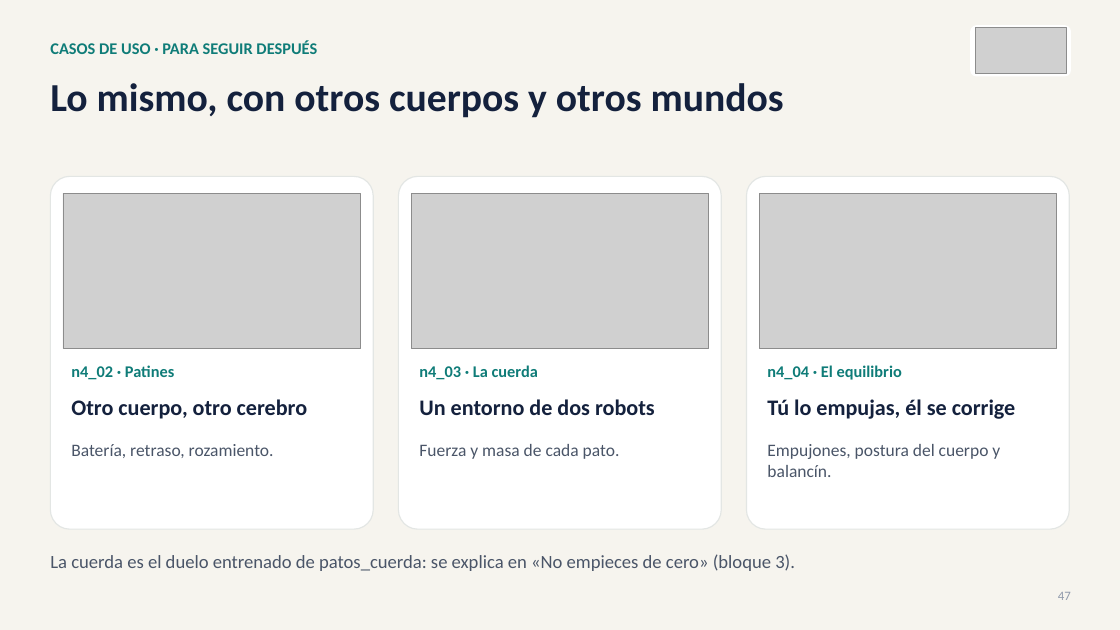
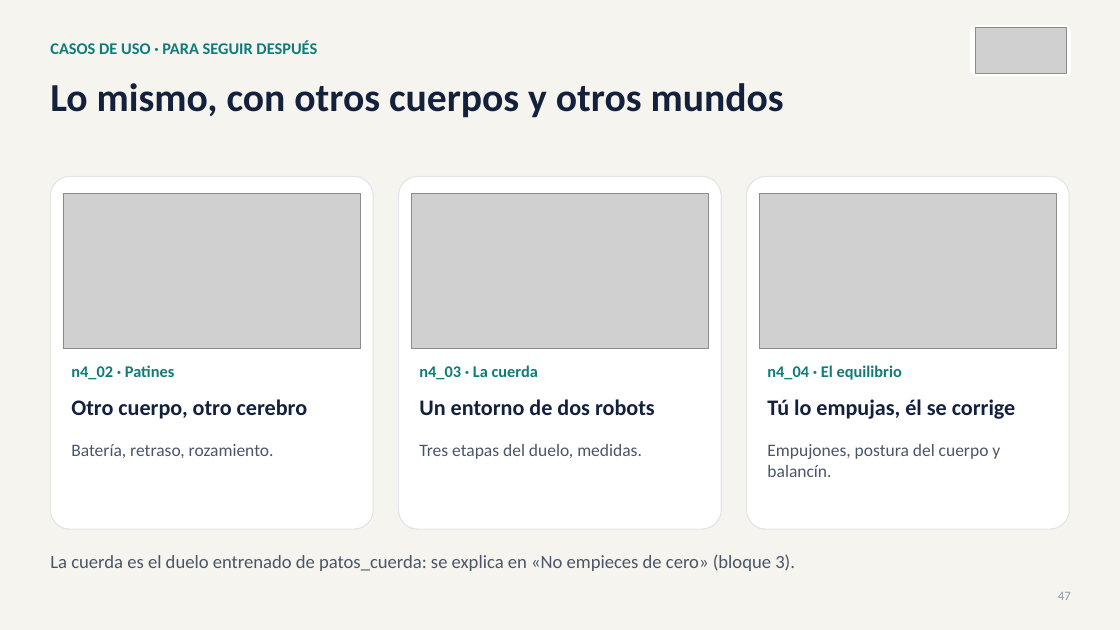
Before and after one commit to david2526IA/taller_microduck_windows, a slide deck: slide 47 of workshop-ia-fisica/presentaciones/Presentacion_03_taller_completo.pptx. Drawn at 1120x630 pixels with LibreOffice and Linux fonts; fonts in the diff are those of the drawing; grey boxes stand for pictures. Boxes give left, top, right and bottom in pixels: in the first picture for what was removed or moved away, otherwise in the second. Text is boxed around its words. In the diff, an @@ line names an element or a change of style, - is before the commit and + after.

```diff
--- a/workshop-ia-fisica/presentaciones/Presentacion_03_taller_completo.pptx
+++ b/workshop-ia-fisica/presentaciones/Presentacion_03_taller_completo.pptx
@@ text at (419,444,642,459): text changed @@
-Fuerza y masa de cada pato.
+Tres etapas del duelo, medidas.
```
Also in this commit, not shown: 16 other files.
